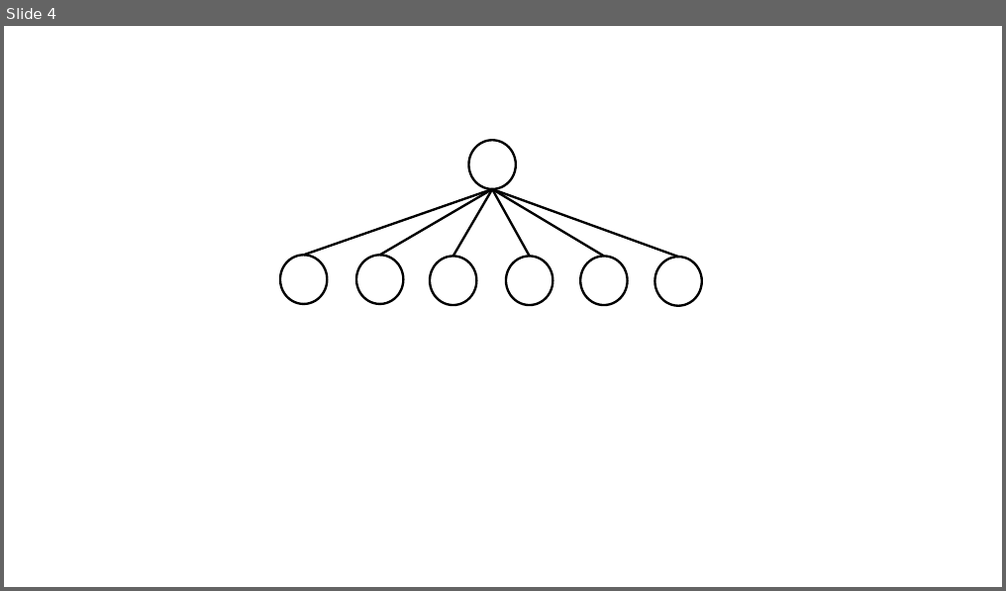
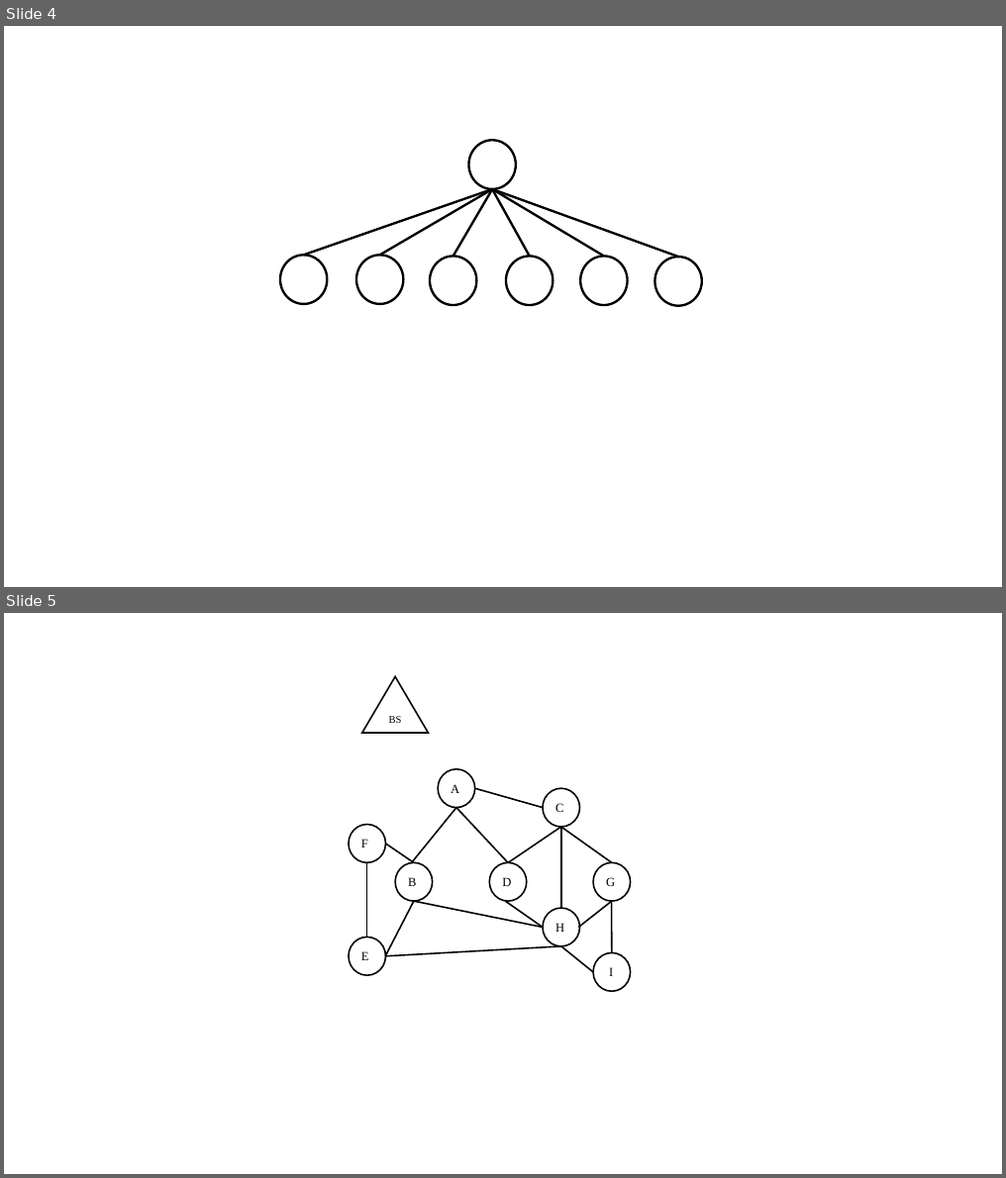
Before and after one commit to kavitshah8/thesis-, a slide deck: images/pics.pptx. Shown one above the other, each under a label of ours: slide 4 before the commit, slides 4 and 5 after it. The pictures are 1006x591 and 1006x1178 pixels, drawn with LibreOffice and Linux fonts; fonts in the diff are those of the drawing. Boxes give left, top, right and bottom in pixels: in the first picture for what was removed or moved away, otherwise in the second. Text is boxed around its words. In the diff, an @@ line names an element or a change of style, - is before the commit and + after.

```diff
--- a/images/pics.pptx
+++ b/images/pics.pptx
@@ slide 5 added at <box>4,613,1002,1174</box>, background #FFFFFF @@
@@ triangle added at <box>362,676,429,733</box>, outline #000000 1.5 pt, 10 pt, text #000000 @@
+BS
@@ ellipse added at <box>439,769,475,808</box>, fill #FFFFFF, outline #000000 1.5 pt, 12 pt, text #000000 @@
+A
@@ line added from (475, 788) to (543, 808), #000000 1.5 pt @@
@@ ellipse added at <box>543,788,580,827</box>, fill #FFFFFF, outline #000000 1.5 pt, 12 pt, text #000000 @@
+C
@@ line added from (456, 808) to (412, 863), #000000 1.5 pt @@
@@ line added from (456, 808) to (508, 863), #000000 1.5 pt @@
@@ ellipse added at <box>349,824,386,862</box>, fill #FFFFFF, outline #000000 1.5 pt, 12 pt, text #000000 @@
+F
@@ line added from (386, 844) to (414, 863), #000000 1.5 pt @@
@@ line added from (561, 827) to (509, 863), #000000 1.5 pt @@
@@ line added from (561, 827) to (612, 863), #000000 1.5 pt @@
@@ line added from (561, 827) to (561, 908), #000000 1.5 pt @@
@@ line added from (367, 863) to (367, 937), #000000 1.5 pt @@
@@ ellipse added at <box>395,863,433,901</box>, fill #FFFFFF, outline #000000 1.5 pt, 12 pt, text #000000 @@
+B
@@ ellipse added at <box>490,863,528,901</box>, fill #FFFFFF, outline #000000 1.5 pt, 12 pt, text #000000 @@
+D
@@ ellipse added at <box>593,863,631,901</box>, fill #FFFFFF, outline #000000 1.5 pt, 12 pt, text #000000 @@
+G
@@ line added from (414, 901) to (386, 957), #000000 1.5 pt @@
@@ line added from (414, 901) to (543, 928), #000000 1.5 pt @@
@@ line added from (506, 901) to (543, 928), #000000 1.5 pt @@
@@ ellipse added at <box>543,908,580,947</box>, fill #FFFFFF, outline #000000 1.5 pt, 12 pt, text #000000 @@
+H
@@ line added from (612, 901) to (579, 928), #000000 1.5 pt @@
@@ line added from (612, 903) to (612, 953), #000000 1.5 pt @@
@@ ellipse added at <box>349,937,386,975</box>, fill #FFFFFF, outline #000000 1.5 pt, 12 pt, text #000000 @@
+E
@@ line added from (386, 957) to (561, 947), #000000 1.5 pt @@
@@ line added from (561, 947) to (593, 972), #000000 1.5 pt @@
@@ ellipse added at <box>593,953,631,991</box>, fill #FFFFFF, outline #000000 1.5 pt, 12 pt, text #000000 @@
+I
```
Also in this commit, not shown: 1 slide changed, 1 other slide added, 7 other files.
